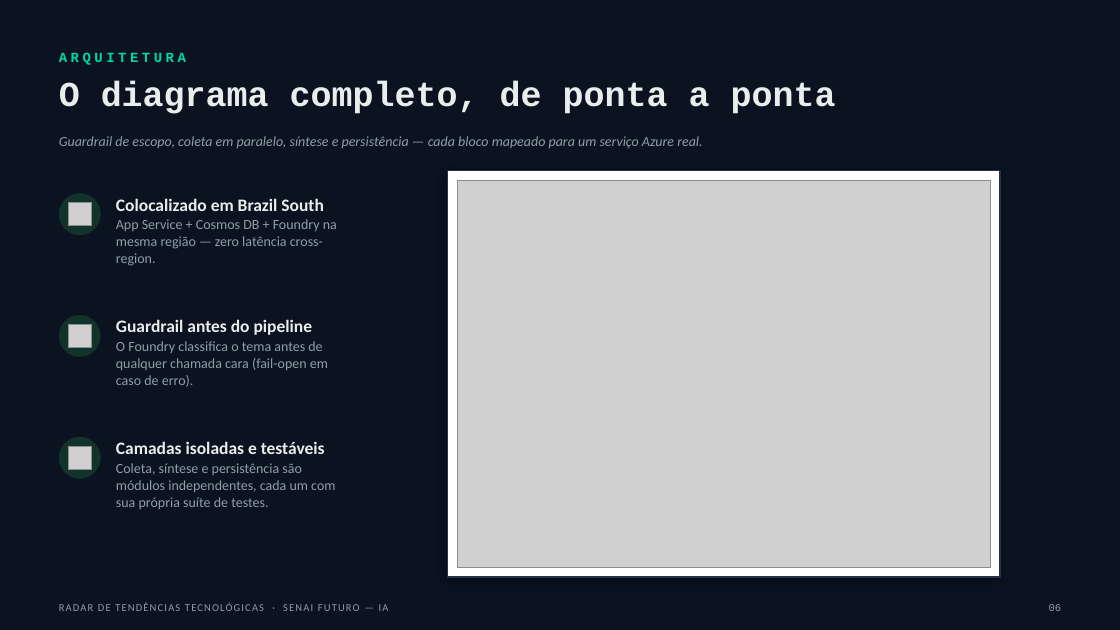
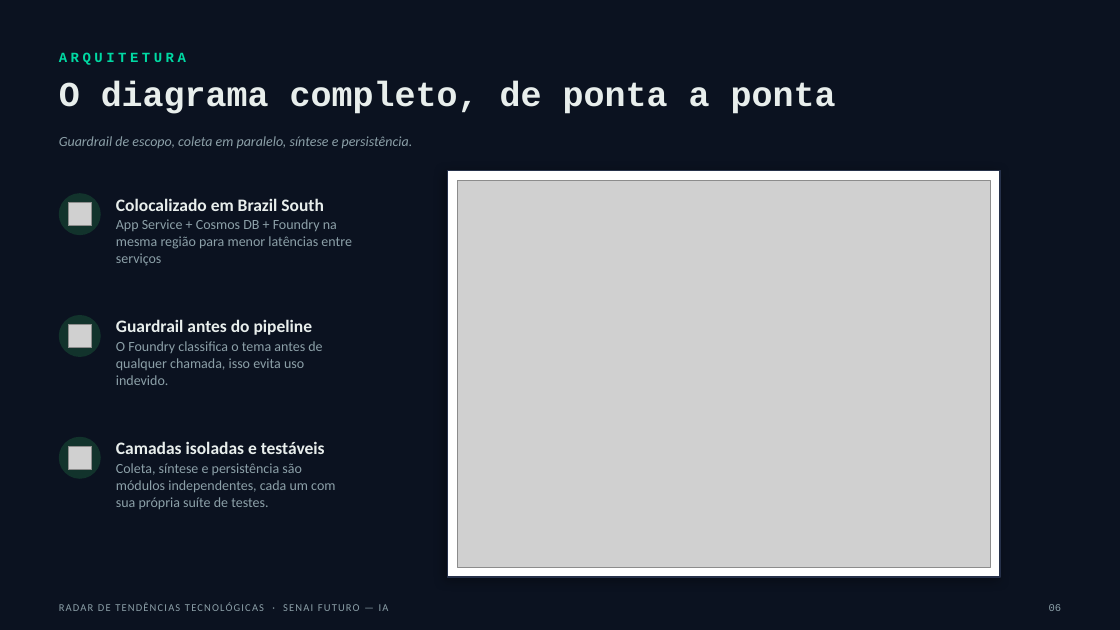
Before and after one commit to Carlosaaajr/radar-tendencias-tecnologicas, a slide deck: slide 6 of docs/apresentacao/radar-tendencias-apresentacao.pptx. Drawn at 1120x630 pixels with LibreOffice and Linux fonts; fonts in the diff are those of the drawing; grey boxes stand for pictures. Boxes give left, top, right and bottom in pixels: in the first picture for what was removed or moved away, otherwise in the second. Text is boxed around its words. In the diff, an @@ line names an element or a change of style, - is before the commit and + after.

```diff
--- a/docs/apresentacao/radar-tendencias-apresentacao.pptx
+++ b/docs/apresentacao/radar-tendencias-apresentacao.pptx
@@ text at box(59, 136, 413, 148): text changed @@
-Guardrail de escopo, coleta em paralelo, síntese e persistência — cada bloco mapeado para um serviço Azure real.
+Guardrail de escopo, coleta em paralelo, síntese e persistência.
@@ text at box(116, 219, 351, 265): text changed @@
-App Service + Cosmos DB + Foundry na mesma região — zero latência cross-region.
+App Service + Cosmos DB + Foundry na mesma região para menor latências entre serviços
@@ text at box(116, 341, 322, 385): text changed @@
-O Foundry classifica o tema antes de qualquer chamada cara (fail-open em caso de erro).
+O Foundry classifica o tema antes de qualquer chamada, isso evita uso indevido.
```
Also in this commit, not shown: 6 other slides changed, 1 other file.
